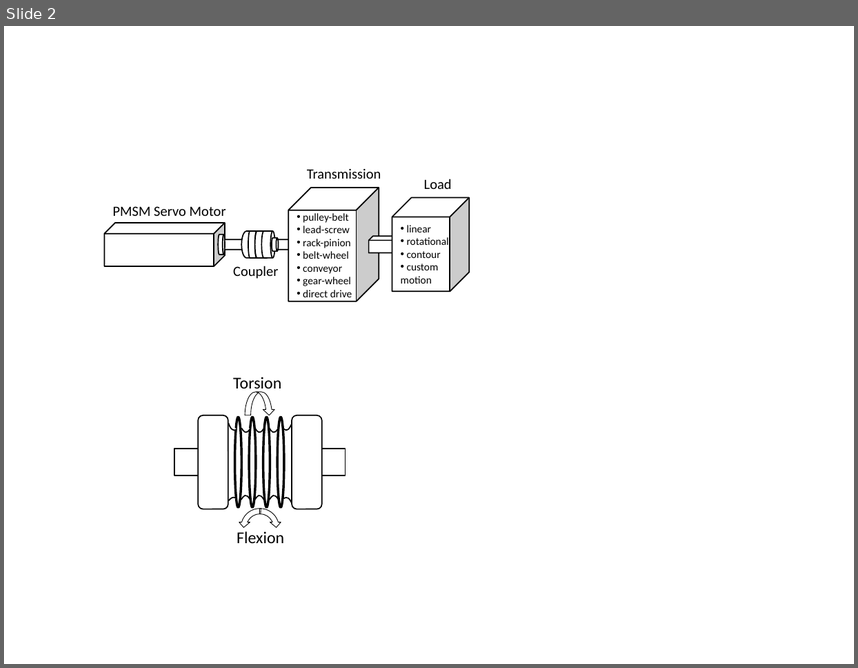
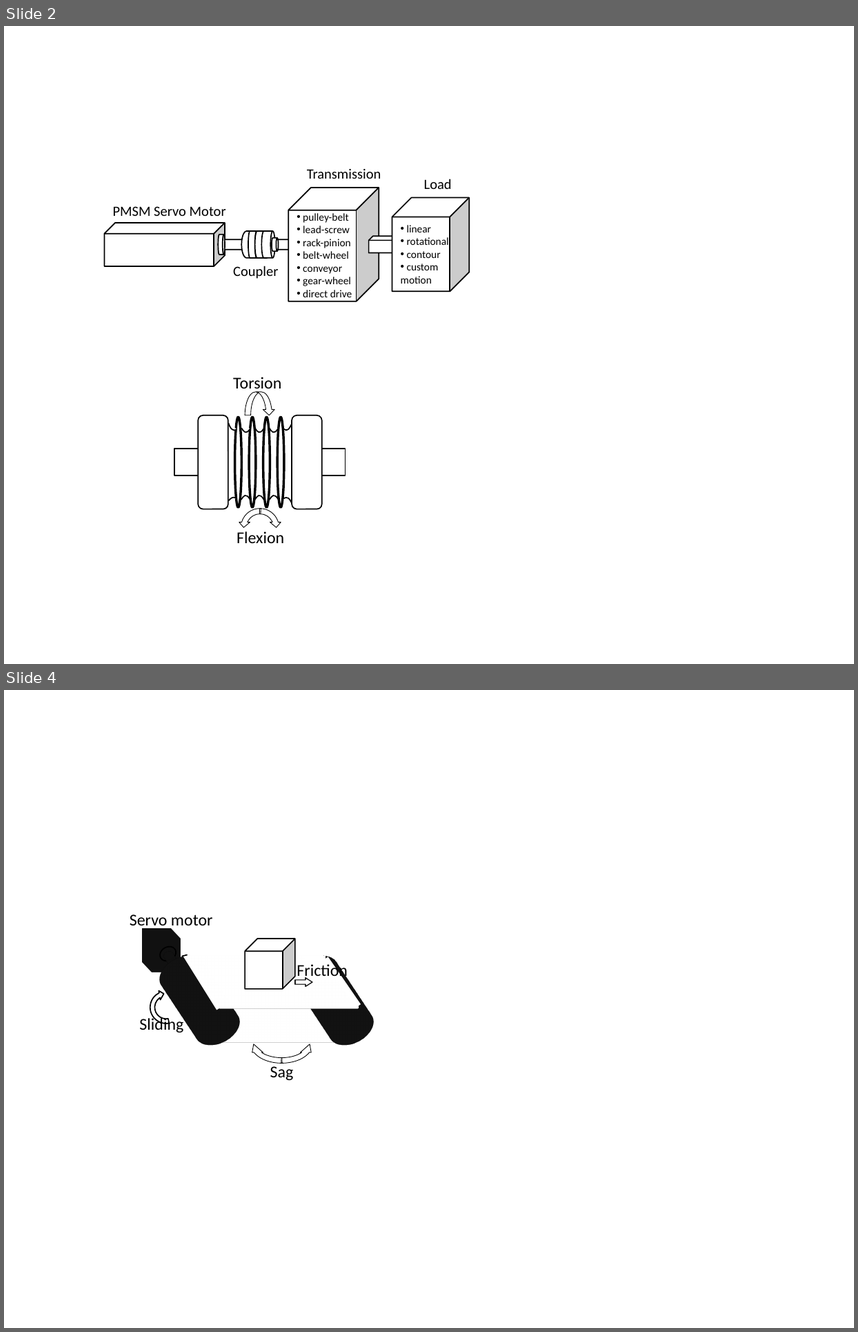
Before and after one commit to SerhatOzkucuk/PhD-Works, a slide deck: Parameter Estimation Works/review_IEEE Transaction on industrial electronics format/TRANS-JOUR/word/review_paper_drawings.pptx. Shown one above the other, each under a label of ours: slide 2 before the commit, slides 2 and 4 after it; the slides between them are not shown. The pictures are 858x668 and 858x1332 pixels, drawn with LibreOffice and Linux fonts; fonts in the diff are those of the drawing. Boxes give left, top, right and bottom in pixels: in the first picture for what was removed or moved away, otherwise in the second. Text is boxed around its words. In the diff, an @@ line names an element or a change of style, - is before the commit and + after.

```diff
--- a/Parameter Estimation Works/review_IEEE Transaction on industrial electronics format/TRANS-JOUR/word/review_paper_drawings.pptx
+++ b/Parameter Estimation Works/review_IEEE Transaction on industrial electronics format/TRANS-JOUR/word/review_paper_drawings.pptx
@@ slide 4 added at [4, 690, 854, 1328], background #FFFFFF @@
@@ group added at [130, 914, 382, 1080]: 4 lines, 4 texts, 3 flow chart magnetic drums, 3 circular arrows, 2 cubes, 2 flow chart input outputs, 1 ellipse, 1 freeform shape, 1 right arrow @@
+Servo motor
+Friction
+Sliding
+Sag
```
Also in this commit, not shown: 2 slides changed, 10 other slides added, 1 slide removed, 8 other files.
